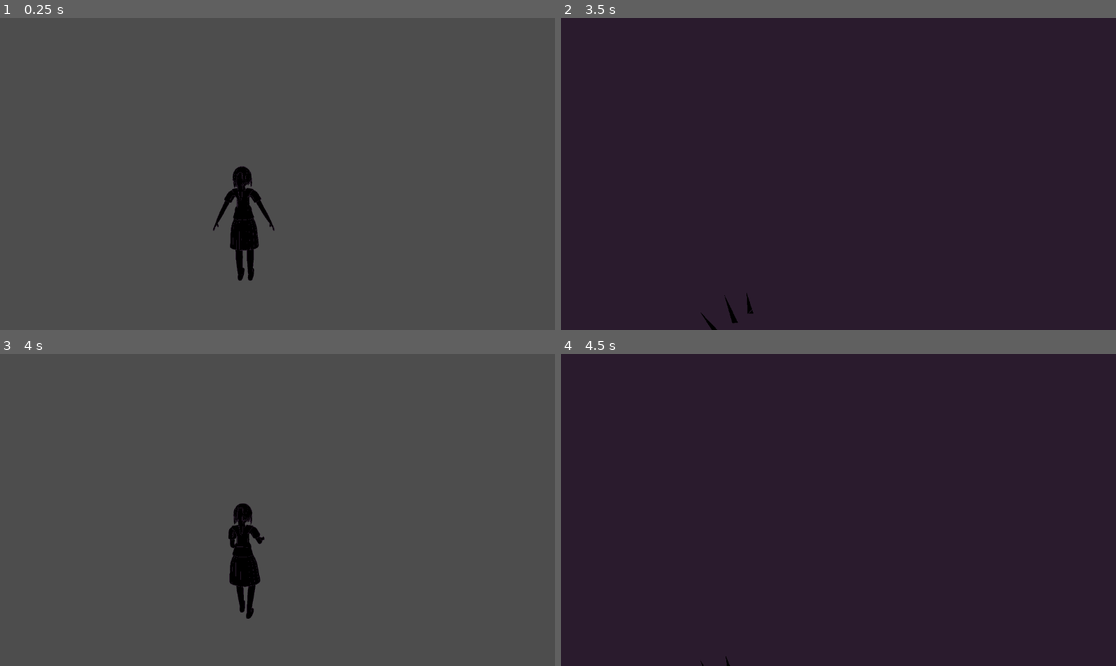
Above: before the commit, frames 1-4 (two rows, left to right).
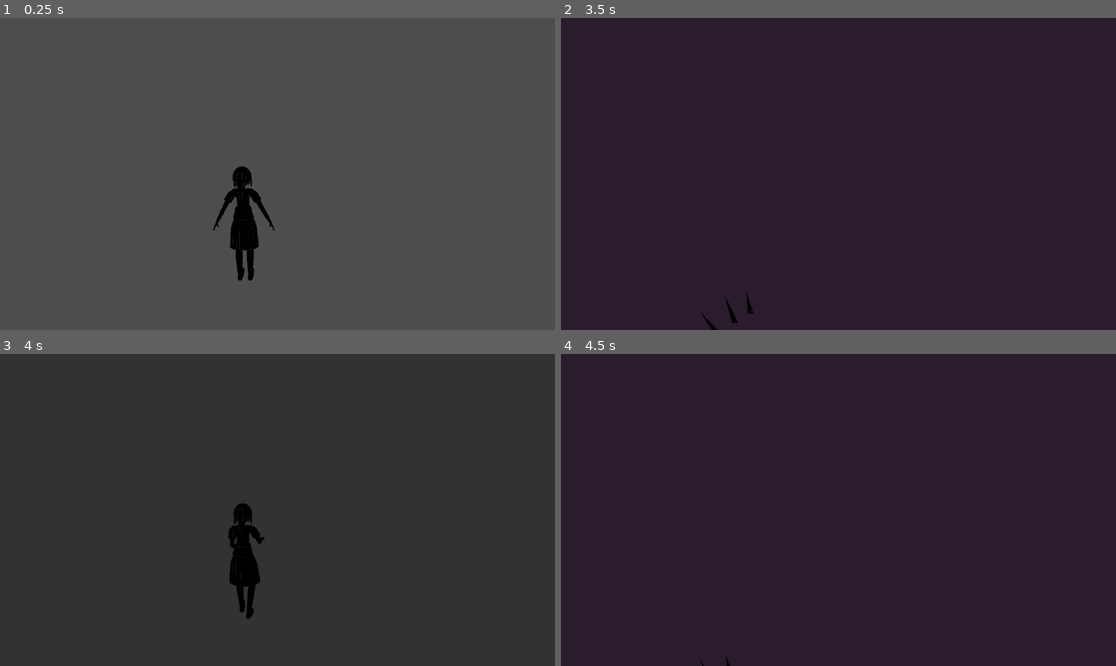
Above: after the commit, the same moments.

Repository: gothLinus/yandere_demo
Game: Godot game, scene res://scenes/player.tscn
Two runs of this game, one before a commit and one after it. Both use one fixed random seed, a clock stepped at 60 frames per second and the inputs below. The project has no main scene, so this scene is started directly.
Inputs (mouse positions are in pixels of both pictures, inside the frame that each line leads up to):
- Up to frame 1 (0.25 s): no input
- Up to frame 2 (3.5 s): tap Enter at 0.5, 2.75 s; move the mouse to (866, 174) at 0.52 s; hold Shift (run) 0.53-1.28 s; hold W (move_forward) from 0.53 s (still down); right-click (866, 174) at 0.6 s; tap Space at 1.25 s; move the mouse to (810, 174) at 1.27 s; tap Shift (run) at 1.35 s; click (810, 174) at 1.55 s; move the mouse to (849, 167) at 2.02 s; click (849, 167) at 2.1 s; tap F (toggle_flash) at 2.3, 2.85 s; move the mouse to (832, 180) at 2.77 s; tap Q (yandere_vision) at 3.05 s
- Up to frame 3 (4 s): keep holding W (move_forward); move the mouse to (316, 513) at 3.52 s; hold Q (yandere_vision) from 3.53 s (still down); right-click (316, 513) at 3.8 s
- Up to frame 4 (4.5 s): keep holding W (move_forward); move the mouse to (794, 506) at 4.27 s; release Q (yandere_vision) at 4.28 s; right-click (794, 506) at 4.35 s

Frames 1-2 are identical in both runs. In frame 3, 99% of the frame differs, in the area x 0-100%, y 0-100%; in frame 4, nothing differs.

Commit message:
feat(player): photo mode with scoring and yandere vision
Co-Authored-By: Claude Opus 5.5 <noreply@anthropic.com>

Diff:
--- /dev/null
+++ b/yandere_demo/assets/shaders/vision_screen.gdshader
@@ -0,0 +1,12 @@
+shader_type canvas_item;
+
+uniform sampler2D screen_texture : hint_screen_texture, filter_linear_mipmap;
+uniform float desaturation : hint_range(0.0, 1.0) = 0.8;
+uniform float darken : hint_range(0.0, 1.0) = 0.35;
+
+void fragment() {
+	vec3 scene_color = textureLod(screen_texture, SCREEN_UV, 0.0).rgb;
+	float luminance = dot(scene_color, vec3(0.299, 0.587, 0.114));
+	vec3 muted = mix(scene_color, vec3(luminance), desaturation);
+	COLOR = vec4(muted * (1.0 - darken), 1.0);
+}
--- /dev/null
+++ b/yandere_demo/assets/shaders/vision_xray.gdshader
@@ -0,0 +1,12 @@
+shader_type spatial;
+render_mode unshaded, depth_test_disabled, cull_back;
+
+uniform vec4 rim_color : source_color = vec4(1.0, 0.1647, 0.4275, 1.0);
+uniform float rim_power : hint_range(0.5, 8.0) = 2.5;
+uniform float base_alpha : hint_range(0.0, 1.0) = 0.18;
+
+void fragment() {
+	float rim = pow(1.0 - clamp(dot(normalize(NORMAL), normalize(VIEW)), 0.0, 1.0), rim_power);
+	ALBEDO = rim_color.rgb;
+	ALPHA = clamp(base_alpha + rim, 0.0, 1.0);
+}
--- a/yandere_demo/data/stealth_tuning.tres
+++ b/yandere_demo/data/stealth_tuning.tres
@@ -62,3 +62,8 @@
 eye_below_top = 0.1
 mouse_sensitivity = 0.0025
 zoom_step = 3.0
+photo_looking_angle_degrees = 30.0
+photo_face_visible_dot = -0.2
+photo_preview_interval = 0.1
+observation_watch_distance = 15.0
+observation_watched_fraction = 0.8
--- a/yandere_demo/scenes/player.tscn
+++ b/yandere_demo/scenes/player.tscn
@@ -1,9 +1,12 @@
-[gd_scene load_steps=8 format=3]
+[gd_scene load_steps=11 format=3]
 
 [ext_resource type="Script" path="res://scripts/stealth_player.gd" id="1_player"]
 [ext_resource type="PackedScene" path="res://assets/models/player.glb" id="2_model"]
 [ext_resource type="Script" path="res://scripts/character_body_shape.gd" id="3_body_shape"]
 [ext_resource type="Script" path="res://scripts/player_camera_rig.gd" id="4_rig"]
+
+[ext_resource type="Script" path="res://scripts/photo_mode.gd" id="5_photo"]
+[ext_resource type="Script" path="res://scripts/yandere_vision.gd" id="6_vision"]
 
 [sub_resource type="SphereShape3D" id="SphereShape3D_interaction"]
 radius = 1.2
@@ -44,3 +47,9 @@
 shape = SubResource("SphereShape3D_interaction")
 
 [node name="FootstepTimer" type="Timer" parent="."]
+
+[node name="PhotoMode" type="Node" parent="."]
+script = ExtResource("5_photo")
+
+[node name="YandereVision" type="Node" parent="."]
+script = ExtResource("6_vision")
--- a/yandere_demo/scripts/core/stealth_tuning.gd
+++ b/yandere_demo/scripts/core/stealth_tuning.gd
@@ -59,3 +59,8 @@
 @export var eye_below_top: float = 0.1
 @export var mouse_sensitivity: float = 0.0025
 @export var zoom_step: float = 3.0
+@export var photo_looking_angle_degrees: float = 30.0
+@export var photo_face_visible_dot: float = -0.2
+@export var photo_preview_interval: float = 0.1
+@export var observation_watch_distance: float = 15.0
+@export var observation_watched_fraction: float = 0.8
--- /dev/null
+++ b/yandere_demo/scripts/observation_tracker.gd
@@ -0,0 +1,62 @@
+class_name ObservationTracker
+extends Node
+## Intel from watching (spec §4.7): an activity watched for most of its real length without ever alarming him unlocks
+## its card.
+
+var tuning: StealthTuning = preload("res://data/stealth_tuning.tres")
+var player: StealthPlayer
+var target: TargetAI
+var meters: StealthMeters
+var day_run: DayRun
+var banked_intel: Array[StringName] = []
+var watched_seconds: float = 0.0
+
+var _activity_seconds: float = 0.0
+var _is_tracking: bool = false
+var _was_noticed: bool = false
+
+
+func bind(watching_player: StealthPlayer, new_target: TargetAI, new_meters: StealthMeters, new_day_run: DayRun, new_banked_intel: Array[StringName]) -> void:
+	if target != null:
+		target.activity_started.disconnect(_on_activity_started)
+		target.activity_completed.disconnect(_on_activity_completed)
+		meters.noticed.disconnect(_on_noticed)
+	player = watching_player
+	target = new_target
+	meters = new_meters
+	day_run = new_day_run
+	banked_intel = new_banked_intel
+	target.activity_started.connect(_on_activity_started)
+	target.activity_completed.connect(_on_activity_completed)
+	meters.noticed.connect(_on_noticed)
+
+
+func _physics_process(delta: float) -> void:
+	if not _is_tracking:
+		return
+	_activity_seconds += delta
+	var head: Vector3 = target.head_position()
+	var within_range: bool = player.head_position().distance_to(head) <= tuning.observation_watch_distance
+	var is_watching: bool = player.is_watching(head, player.get_world_3d().direct_space_state, tuning.observation_watch_distance)
+	if is_watching or (player.is_vision_active and within_range):
+		watched_seconds += delta
+
+
+func _on_activity_started(_activity: ActivityDefinition) -> void:
+	_is_tracking = true
+	watched_seconds = 0.0
+	_activity_seconds = 0.0
+	_was_noticed = meters.is_noticed()
+
+
+func _on_activity_completed(activity: ActivityDefinition) -> void:
+	if not _is_tracking:
+		return
+	_is_tracking = false
+	if _was_noticed or watched_seconds < tuning.observation_watched_fraction * _activity_seconds:
+		return
+	day_run.unlock_intel(activity.intel_card_id, banked_intel)
+
+
+func _on_noticed() -> void:
+	_was_noticed = true
--- /dev/null
+++ b/yandere_demo/scripts/photo_mode.gd
@@ -0,0 +1,121 @@
+class_name PhotoMode
+extends Node
+## Camera mode's shutter: scores the frame (PhotoScorer), saves the image, owns the flash (ruling R21: the Suspicion
+## spike and the "he can see it" check live here, the on_flash callbacks only react) and banks good photos.
+
+signal photo_taken(result: PhotoScorer.PhotoResult, image_path: String)
+signal flash_toggled(enabled: bool)
+signal focus_quality_changed(preview_score: int)
+
+const PHOTO_DIRECTORY: String = "user://photos"
+const STUDENTS_GROUP: StringName = &"students"
+
+var tuning: StealthTuning = preload("res://data/stealth_tuning.tres")
+var flash_enabled: bool = false
+var target: TargetAI
+var meters: StealthMeters
+var day_run: DayRun
+## Cards already banked in the week, so a repeat unlock is refused by DayRun.
+var banked_intel: Array[StringName] = []
+var day_index: int = 0
+
+var _preview_seconds: float = 0.0
+var _is_snapping: bool = false
+
+@onready var _player: StealthPlayer = get_parent() as StealthPlayer
+
+
+func _process(_delta: float) -> void:
+	if _player.mode != StealthPlayer.MODE_CAMERA:
+		return
+	if Input.is_action_just_pressed(&"toggle_flash"):
+		set_flash_enabled(not flash_enabled)
+	if Input.is_action_just_pressed(&"snap_photo"):
+		snap()
+
+
+func _physics_process(delta: float) -> void:
+	if _player.mode != StealthPlayer.MODE_CAMERA or target == null:
+		_preview_seconds = 0.0
+		return
+	_preview_seconds += delta
+	if _preview_seconds < tuning.photo_preview_interval:
+		return
+	_preview_seconds = 0.0
+	var camera: Camera3D = _player.current_camera()
+	var shot: PhotoShot = build_shot(camera, target, camera.get_world_3d().direct_space_state)
+	focus_quality_changed.emit(PhotoScorer.score(shot).score)
+
+
+func bind(new_target: TargetAI, new_meters: StealthMeters, new_day_run: DayRun, new_banked_intel: Array[StringName], new_day_index: int) -> void:
+	target = new_target
+	meters = new_meters
+	day_run = new_day_run
+	banked_intel = new_banked_intel
+	day_index = new_day_index
+
+
+func set_flash_enabled(enabled: bool) -> void:
+	if enabled == flash_enabled:
+		return
+	flash_enabled = enabled
+	flash_toggled.emit(flash_enabled)
+
+
+func build_shot(camera: Camera3D, photographed: TargetAI, space: PhysicsDirectSpaceState3D) -> PhotoShot:
+	var shot: PhotoShot = PhotoShot.new()
+	var head: Vector3 = photographed.head_position()
+	shot.target_in_frame = camera.is_position_in_frustum(head)
+	shot.flash_used = flash_enabled
+	shot.distance = camera.global_position.distance_to(head)
+	var query: PhysicsRayQueryParameters3D = PhysicsRayQueryParameters3D.create(camera.global_position, head, PhysicsLayers.LINE_OF_SIGHT_MASK)
+	shot.is_obstructed = not space.intersect_ray(query).is_empty()
+	if shot.target_in_frame:
+		var viewport_size: Vector2 = camera.get_viewport().get_visible_rect().size
+		var from_center: Vector2 = (camera.unproject_position(head) - viewport_size * 0.5) / (viewport_size * 0.5)
+		shot.center_offset = clampf(from_center.length(), 0.0, 1.0)
+	var facing: float = photographed.eye_forward().dot((camera.global_position - head).normalized())
+	shot.target_looking_at_camera = facing > cos(deg_to_rad(tuning.photo_looking_angle_degrees))
+	shot.face_visible = facing > tuning.photo_face_visible_dot
+	var activity: ActivityDefinition = photographed.current_activity()
+	shot.activity_is_rare = activity != null and activity.is_rare
+	return shot
+
+
+func snap() -> void:
+	if _is_snapping or target == null or _player.mode != StealthPlayer.MODE_CAMERA:
+		return
+	_is_snapping = true
+	var camera: Camera3D = _player.current_camera()
+	var result: PhotoScorer.PhotoResult = PhotoScorer.score(build_shot(camera, target, camera.get_world_3d().direct_space_state))
+	var activity: ActivityDefinition = target.current_activity()
+	if flash_enabled:
+		_fire_flash(camera.global_position)
+	var image_path: String = await _save_image()
+	if result.is_good:
+		day_run.add_photo(image_path, result.score, day_index)
+		meters.reward_photo()
+		if activity != null and activity.is_rare:
+			day_run.unlock_intel(activity.intel_card_id, banked_intel)
+	_is_snapping = false
+	photo_taken.emit(result, image_path)
+
+
+func _fire_flash(flash_position: Vector3) -> void:
+	if target.perception.can_see(flash_position):
+		meters.add_suspicion_spike(tuning.flash_spike)
+		target.on_flash(flash_position)
+	get_tree().call_group(STUDENTS_GROUP, &"on_flash", flash_position)
+
+
+func _save_image() -> String:
+	if DisplayServer.get_name() == "headless":
+		return ""
+	await RenderingServer.frame_post_draw
+	DirAccess.make_dir_recursive_absolute(PHOTO_DIRECTORY)
+	var path: String = "%s/day%d_%d.png" % [PHOTO_DIRECTORY, day_index, int(Time.get_unix_time_from_system() * 1000.0)]
+	var error: Error = get_viewport().get_texture().get_image().save_png(path)
+	if error != OK:
+		push_error("PhotoMode: could not save %s (%s)" % [path, error_string(error)])
+		return ""
+	return path
--- a/yandere_demo/scripts/stealth_player.gd
+++ b/yandere_demo/scripts/stealth_player.gd
@@ -195,6 +195,10 @@
 		carried_item = &""
 		carried_item_changed.emit(carried_item)
 	return dropped
+
+
+func current_camera() -> Camera3D:
+	return _camera_rig.current_camera()
 
 
 func head_position() -> Vector3:
--- /dev/null
+++ b/yandere_demo/scripts/yandere_vision.gd
@@ -0,0 +1,87 @@
+class_name YandereVision
+extends Node
+## Holding the vision key shows the target and the yandere items through walls (x-ray overlay on top of the toon
+## materials, which stay untouched) and mutes the screen. It also owns the ObservationTracker, which needs the same
+## player and target.
+
+signal vision_toggled(active: bool)
+
+const XRAY_SHADER: Shader = preload("res://assets/shaders/vision_xray.gdshader")
+const SCREEN_SHADER: Shader = preload("res://assets/shaders/vision_screen.gdshader")
+const YANDERE_ITEMS_GROUP: StringName = &"yandere_items"
+const SCREEN_LAYER: int = 10
+
+var target: TargetAI
+var observation_tracker: ObservationTracker
+
+var _is_active: bool = false
+var _was_key_held: bool = false
+var _xray_material: ShaderMaterial = ShaderMaterial.new()
+## MeshInstance3D -> the material_overlay it had before the vision overlay.
+var _previous_overlays: Dictionary = {}
+
+@onready var _player: StealthPlayer = get_parent() as StealthPlayer
+@onready var _screen_layer: CanvasLayer = CanvasLayer.new()
+@onready var _vision_screen: ColorRect = ColorRect.new()
+
+
+func _ready() -> void:
+	_xray_material.shader = XRAY_SHADER
+	_screen_layer.layer = SCREEN_LAYER
+	_vision_screen.set_anchors_preset(Control.PRESET_FULL_RECT)
+	_vision_screen.mouse_filter = Control.MOUSE_FILTER_IGNORE
+	_vision_screen.material = ShaderMaterial.new()
+	(_vision_screen.material as ShaderMaterial).shader = SCREEN_SHADER
+	_vision_screen.visible = false
+	_screen_layer.add_child(_vision_screen)
+	add_child(_screen_layer)
+	observation_tracker = ObservationTracker.new()
+	observation_tracker.name = "ObservationTracker"
+	add_child(observation_tracker)
+
+
+func _process(_delta: float) -> void:
+	var is_key_held: bool = Input.is_action_pressed(&"yandere_vision")
+	if is_key_held != _was_key_held:
+		_was_key_held = is_key_held
+		set_vision(is_key_held)
+
+
+func bind(new_target: TargetAI, new_meters: StealthMeters, new_day_run: DayRun, new_banked_intel: Array[StringName]) -> void:
+	target = new_target
+	observation_tracker.bind(_player, new_target, new_meters, new_day_run, new_banked_intel)
+
+
+func set_vision(active: bool) -> void:
+	if active == _is_active:
+		return
+	_is_active = active
+	_player.is_vision_active = active
+	_vision_screen.visible = active
+	if active:
+		_apply_overlays()
+	else:
+		_restore_overlays()
+	vision_toggled.emit(active)
+
+
+func _apply_overlays() -> void:
+	var roots: Array[Node] = get_tree().get_nodes_in_group(YANDERE_ITEMS_GROUP)
+	if target != null:
+		roots.append(target)
+	for root: Node in roots:
+		var meshes: Array[Node] = root.find_children("*", "MeshInstance3D", true, false)
+		if root is MeshInstance3D:
+			meshes.append(root)
+		for node: Node in meshes:
+			var mesh: MeshInstance3D = node as MeshInstance3D
+			if not _previous_overlays.has(mesh):
+				_previous_overlays[mesh] = mesh.material_overlay
+				mesh.material_overlay = _xray_material
+
+
+func _restore_overlays() -> void:
+	for mesh: MeshInstance3D in _previous_overlays:
+		if is_instance_valid(mesh):
+			mesh.material_overlay = _previous_overlays[mesh]
+	_previous_overlays.clear()
--- /dev/null
+++ b/yandere_demo/tests/integration/photo_capture.gd
@@ -0,0 +1,251 @@
+extends IntegrationTest
+## Photo mode against the real target: a clear shot from 8 m scores good and lands in the DayRun, a box in between
+## scores 0, the flash raises Suspicion by exactly flash_spike (ruling R21: PhotoMode owns the spike), a good photo of
+## a rare activity unlocks its intel card, watching an activity for its length unlocks the card too, and Yandere Vision
+## puts the overlay on the target and takes it off again with the original materials back.
+
+const SCHOOL_ENV_PATH: String = "res://scenes/school_env.tscn"
+const TARGET_SCENE_PATH: String = "res://scenes/target.tscn"
+const PLAYER_SCENE_PATH: String = "res://scenes/player.tscn"
+const POOL_PATH: String = "res://data/activity_pool.tres"
+const STEALTH_TUNING: StealthTuning = preload("res://data/stealth_tuning.tres")
+const BENCH_ID: StringName = &"read_bench"
+const ROOFTOP_ID: StringName = &"rooftop_visit"
+const ROOFTOP_CARD: StringName = &"intel_rooftop_visit"
+const BENCH_CARD: StringName = &"intel_read_bench"
+const PLANNED_MINUTES: float = 60.0
+const DAY_SEED: int = 17
+const DAY_INDEX: int = 1
+const SHOT_DISTANCE: float = 8.0
+const START_DEADLINE_SECONDS: float = 10.0
+const POSE_SETTLE_SECONDS: float = 0.8
+const AIM_SETTLE_FRAMES: int = 3
+const WATCH_SECONDS: float = 1.0
+const SPIKE_TOLERANCE: float = 1.0
+const VIEWPOINT_ANGLES_DEGREES: Array[float] = [0.0, 20.0, -20.0, 40.0, -40.0, 60.0, -60.0, 90.0, -90.0, 135.0, -135.0, 180.0]
+const BLOCKER_SIZE: Vector3 = Vector3(2.0, 3.0, 0.2)
+
+var _school_env: SchoolEnv
+var _target: TargetAI
+var _player: StealthPlayer
+var _photo_mode: PhotoMode
+var _yandere_vision: YandereVision
+var _meters: StealthMeters
+var _day_run: DayRun
+var _anchor: Node3D
+var _forward: Vector3
+var _clock_seconds: float = 0.0
+var _taken_results: Array[PhotoScorer.PhotoResult] = []
+var _taken_paths: Array[String] = []
+
+
+func _ready() -> void:
+	timeout_seconds = 60.0
+	_school_env = (load(SCHOOL_ENV_PATH) as PackedScene).instantiate() as SchoolEnv
+	add_child(_school_env)
+	await _school_env.navigation_ready
+	_target = (load(TARGET_SCENE_PATH) as PackedScene).instantiate() as TargetAI
+	add_child(_target)
+	_target.setup(_school_env, DAY_SEED, ActivityHistory.new())
+	_player = (load(PLAYER_SCENE_PATH) as PackedScene).instantiate() as StealthPlayer
+	add_child(_player)
+	_meters = StealthMeters.new(STEALTH_TUNING)
+	_day_run = DayRun.new()
+	_photo_mode = _player.get_node("PhotoMode") as PhotoMode
+	_yandere_vision = _player.get_node("YandereVision") as YandereVision
+	var banked: Array[StringName] = []
+	_photo_mode.bind(_target, _meters, _day_run, banked, DAY_INDEX)
+	_yandere_vision.bind(_target, _meters, _day_run, banked)
+	_photo_mode.photo_taken.connect(_on_photo_taken)
+	var failure: String = await _run_scenario()
+	if failure.is_empty():
+		pass_test()
+	else:
+		fail_test(failure)
+
+
+func _physics_process(delta: float) -> void:
+	_clock_seconds += delta
+
+
+func _run_scenario() -> String:
+	for step: Callable in [_clear_shot, _blocked_shot, _flash_spike, _rare_activity_intel, _observed_activity_intel, _vision_overlay]:
+		var failure: String = await step.call()
+		if not failure.is_empty():
+			return failure
+	return ""
+
+
+func _clear_shot() -> String:
+	var failure: String = await _start_activity(BENCH_ID)
+	if not failure.is_empty():
+		return failure
+	await _frame_up_target()
+	_taken_results.clear()
+	await _photo_mode.snap()
+	if _taken_results.size() != 1:
+		return "photo_taken fired %d times" % _taken_results.size()
+	if not _taken_results[0].is_good:
+		return "a clear shot from %.0f m scored %d (%s)" % [SHOT_DISTANCE, _taken_results[0].score, _taken_results[0].notes]
+	if _day_run.photos.size() != 1:
+		return "DayRun holds %d photos instead of 1" % _day_run.photos.size()
+	if DisplayServer.get_name() == "headless" and not _taken_paths[0].is_empty():
+		return "headless image_path should be empty, got %s" % _taken_paths[0]
+	return ""
+
+
+func _blocked_shot() -> String:
+	var blocker: StaticBody3D = _body_between(_target.head_position(), _player.global_position)
+	await get_tree().physics_frame
+	await get_tree().physics_frame
+	_taken_results.clear()
+	await _photo_mode.snap()
+	blocker.queue_free()
+	if _taken_results.size() != 1 or _taken_results[0].score != 0:
+		return "an obstructed shot did not score 0"
+	if _day_run.photos.size() != 1:
+		return "an obstructed shot was banked"
+	return ""
+
+
+func _flash_spike() -> String:
+	await get_tree().physics_frame
+	await get_tree().physics_frame
+	_photo_mode.set_flash_enabled(true)
+	_meters.reset()
+	var before: float = _meters.suspicion
+	await _photo_mode.snap()
+	_photo_mode.set_flash_enabled(false)
+	var gained: float = _meters.suspicion - before
+	if absf(gained - STEALTH_TUNING.flash_spike) > SPIKE_TOLERANCE:
+		return "flash raised Suspicion by %.1f, expected %.1f" % [gained, STEALTH_TUNING.flash_spike]
+	return ""
+
+
+func _rare_activity_intel() -> String:
+	_meters.reset()
+	await _wait_until(func() -> bool: return _target.state == TargetAI.State.ACTIVITY, 12.0)
+	var failure: String = await _start_activity(ROOFTOP_ID)
+	if not failure.is_empty():
+		return failure
+	await _frame_up_target()
+	_taken_results.clear()
+	await _photo_mode.snap()
+	if _taken_results.size() != 1 or not _taken_results[0].is_good:
+		return "the rooftop shot did not score good (%s)" % [_taken_results[0].score if not _taken_results.is_empty() else "no photo"]
+	if not _day_run.intel.has(ROOFTOP_CARD):
+		return "a good photo of rooftop_visit did not unlock %s" % ROOFTOP_CARD
+	return ""
+
+
+func _observed_activity_intel() -> String:
+	var activity: ActivityDefinition = (load(POOL_PATH) as ActivityPool).find(BENCH_ID)
+	_target.activity_started.emit(activity)
+	await _wait_seconds(WATCH_SECONDS)
+	_target.activity_completed.emit(activity)
+	if not _day_run.intel.has(BENCH_CARD):
+		return "watching %s for its whole length did not unlock %s" % [BENCH_ID, BENCH_CARD]
+	return ""
+
+
+func _vision_overlay() -> String:
+	var meshes: Array[Node] = _target.find_children("*", "MeshInstance3D", true, false)
+	if meshes.is_empty():
+		return "the target has no meshes"
+	var overlays_before: Array[Material] = []
+	for node: Node in meshes:
+		overlays_before.append((node as MeshInstance3D).material_overlay)
+	var surface_before: Material = (meshes[0] as MeshInstance3D).get_active_material(0)
+	var toggles: Array[bool] = []
+	_yandere_vision.vision_toggled.connect(func(active: bool) -> void: toggles.append(active))
+	_yandere_vision.set_vision(true)
+	if not _player.is_vision_active:
+		return "vision did not set is_vision_active"
+	for node: Node in meshes:
+		if (node as MeshInstance3D).material_overlay == null:
+			return "%s got no vision overlay" % node.name
+	_yandere_vision.set_vision(false)
+	for index: int in meshes.size():
+		if (meshes[index] as MeshInstance3D).material_overlay != overlays_before[index]:
+			return "%s overlay was not restored" % meshes[index].name
+	if (meshes[0] as MeshInstance3D).get_active_material(0) != surface_before:
+		return "the surface material changed"
+	if toggles != [true, false]:
+		return "vision_toggled gave %s" % [toggles]
+	return ""
+
+
+func _start_activity(activity_id: StringName) -> String:
+	_anchor = _school_env.anchors_for(activity_id)[0]
+	_forward = -_anchor.global_basis.z
+	_forward.y = 0.0
+	_forward = _forward.normalized()
+	_target.global_position = _anchor.global_position
+	_target.rotation.y = _anchor.global_rotation.y
+	await get_tree().physics_frame
+	var planned: PlannedActivity = PlannedActivity.new()
+	planned.activity = (load(POOL_PATH) as ActivityPool).find(activity_id)
+	planned.duration_minutes = PLANNED_MINUTES
+	_target.start_plan([planned] as Array[PlannedActivity])
+	await _wait_until(func() -> bool: return _target.current_activity() != null, START_DEADLINE_SECONDS)
+	if _target.current_activity() == null or _target.current_activity().id != activity_id:
+		return "he did not start %s (state %s)" % [activity_id, TargetAI.State.keys()[_target.state]]
+	await _wait_seconds(POSE_SETTLE_SECONDS)
+	return ""
+
+
+func _frame_up_target() -> void:
+	_player.global_position = _clear_viewpoint()
+	_player.velocity = Vector3.ZERO
+	_player.enter_camera_mode()
+	var rig: PlayerCameraRig = _player.get_node("CameraRig") as PlayerCameraRig
+	for frame: int in AIM_SETTLE_FRAMES:
+		await get_tree().physics_frame
+		await get_tree().process_frame
+		var direction: Vector3 = (_target.head_position() - _player.current_camera().global_position).normalized()
+		rig.yaw = atan2(-direction.x, -direction.z)
+		rig.pitch = asin(direction.y)
+	await get_tree().process_frame
+
+
+## 8 m from his head with nothing in between, as near to straight ahead of him as the school allows.
+func _clear_viewpoint() -> Vector3:
+	var space: PhysicsDirectSpaceState3D = _target.get_world_3d().direct_space_state
+	for degrees: float in VIEWPOINT_ANGLES_DEGREES:
+		var spot: Vector3 = _anchor.global_position + _forward.rotated(Vector3.UP, deg_to_rad(degrees)) * SHOT_DISTANCE
+		var eye_height: Vector3 = Vector3.UP * (_target.head_position().y - _anchor.global_position.y)
+		if Detection.has_line_of_sight(space, _target.head_position(), spot + eye_height, []):
+			return spot
+	push_error("no clear viewpoint around %s" % _anchor.name)
+	return _anchor.global_position + _forward * SHOT_DISTANCE
+
+
+func _body_between(from: Vector3, to: Vector3) -> StaticBody3D:
+	var body: StaticBody3D = StaticBody3D.new()
+	body.collision_layer = PhysicsLayers.WORLD
+	var box: CollisionShape3D = CollisionShape3D.new()
+	var shape: BoxShape3D = BoxShape3D.new()
+	shape.size = BLOCKER_SIZE
+	box.shape = shape
+	body.add_child(box)
+	add_child(body)
+	body.global_position = from.lerp(to, 0.5)
+	body.look_at(to)
+	return body
+
+
+func _on_photo_taken(result: PhotoScorer.PhotoResult, image_path: String) -> void:
+	_taken_results.append(result)
+	_taken_paths.append(image_path)
+
+
+func _wait_seconds(seconds: float) -> void:
+	var end_seconds: float = _clock_seconds + seconds
+	while _clock_seconds < end_seconds - 0.0001:
+		await get_tree().physics_frame
+
+
+func _wait_until(condition: Callable, limit: float) -> void:
+	var end_seconds: float = _clock_seconds + limit
+	while not condition.call() and _clock_seconds < end_seconds:
+		await get_tree().physics_frame
--- /dev/null
+++ b/yandere_demo/tests/integration/photo_capture.tscn
@@ -0,0 +1,6 @@
+[gd_scene load_steps=2 format=3]
+
+[ext_resource type="Script" path="res://tests/integration/photo_capture.gd" id="1"]
+
+[node name="PhotoCapture" type="Node"]
+script = ExtResource("1")
Not shown, added: yandere_demo/assets/shaders/vision_screen.gdshader.uid
Not shown, added: yandere_demo/assets/shaders/vision_xray.gdshader.uid
Not shown, added: yandere_demo/scripts/observation_tracker.gd.uid
Not shown, added: yandere_demo/scripts/photo_mode.gd.uid
Not shown, added: yandere_demo/scripts/yandere_vision.gd.uid
Not shown, added: yandere_demo/tests/integration/photo_capture.gd.uid
